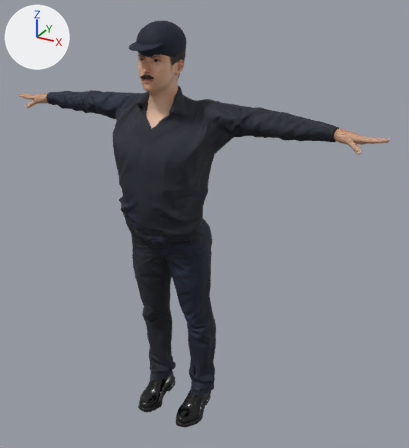
Renders of the glTF model sj/assets/humanos/ibarra.glb from each side of a commit.
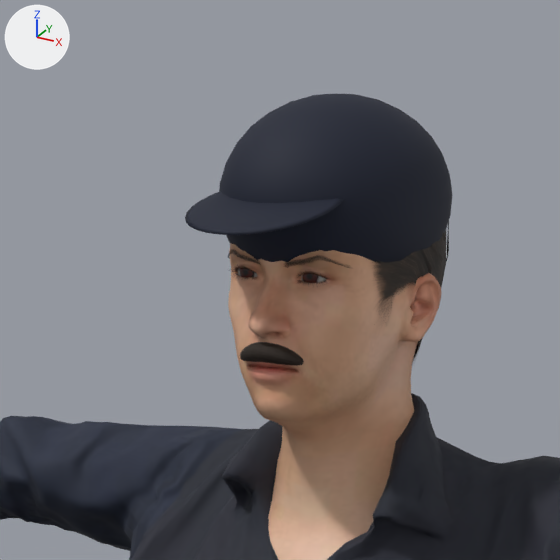
Old and new are each drawn whole from a 50 mm lens placed at (1.217, -1.919, 1.949), pointed at (0.128, 0.06, 0.96) and again close up on the part from 22% to 51% of the width and 0% to 27% of the height. Every picture has the same lights, and +X, +Y and +Z are marked at upper left. The older version's two pictures come first. Vertices at exactly the same position are counted once.

The first close-up shows 'Human', 'Human.bigote', 'Human.gorra', 'Human.male_casualsuit01', 'Human.short04' and 3 more.
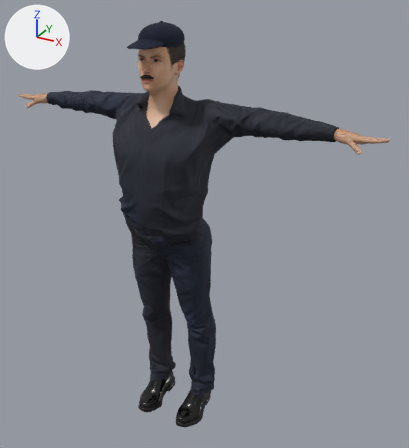
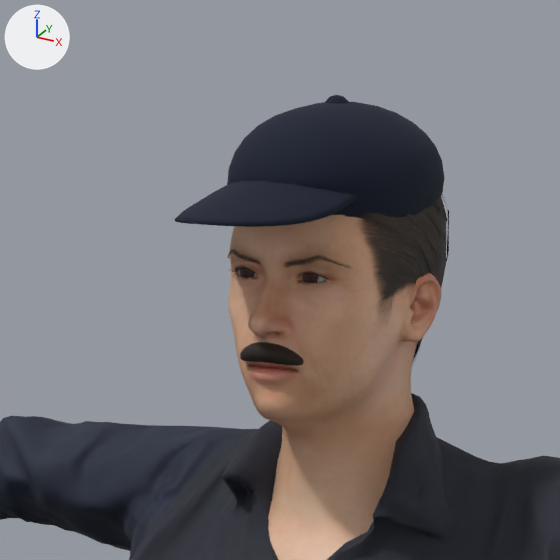
What differs and where, as boxes (x1, y1, x2, y2) in the close-ups (560 x 560 px):
```json
{"object": "Human.gorra", "change": "reshaped", "before": [185, 94, 452, 263], "after": [174, 95, 444, 230], "on screen": "20% shorter"}
{"part": 1, "of": "me_sphere", "change": "added", "after": [325, 95, 349, 104]}
{"part": 2, "of": "me_sphere", "change": "rebuilt", "before": [219, 94, 452, 263], "after": [227, 102, 444, 230], "on screen": "7% narrower, 24% shorter"}
{"part": 3, "of": "me_sphere", "change": "rebuilt", "before": [185, 191, 344, 235], "after": [174, 181, 358, 227]}
```

The change, as JSON lines over the scene's bpy script:
```json
{"block": "me_sphere", "where": "# used by ob_human_gorra; location = (0.0, 0.0, 0.0)"}
{"op": "remove", "block": "me_sphere", "code": "me_sphere.from_pydata(...)  # 708 vertices, 1408 faces; spans x -0.087..0.087, y -0.208..0.072, z 1.634..1.795"}
{"op": "add", "block": "me_sphere", "code": "me_sphere.from_pydata(...)  # 770 vertices, 1528 faces; spans x -0.078..0.078, y -0.234..0.067, z 1.669..1.794"}
{"block": "me_sphere", "change": "me_sphere part 1: a new loose piece, a UV sphere (12 segments, 6 rings, poles along z) spanning x -0.011..0.011, y -0.049..-0.027, z 1.772..1.794, in mat_gorra (dark blue #0c152c)"}
{"block": "me_sphere", "change": "me_sphere part 2: the loose piece of 482 vertices spanning x -0.087..0.087, y -0.155..0.072, z 1.634..1.795 is rebuilt with 482 vertices and now spans x -0.078..0.078, y -0.149..0.067, z 1.669..1.789"}
{"block": "me_sphere", "change": "me_sphere part 3: the loose piece of 226 vertices spanning x -0.063..0.063, y -0.208..-0.082, z 1.703..1.735 is rebuilt with 226 vertices and now spans x -0.064..0.064, y -0.234..-0.042, z 1.711..1.753"}
```
